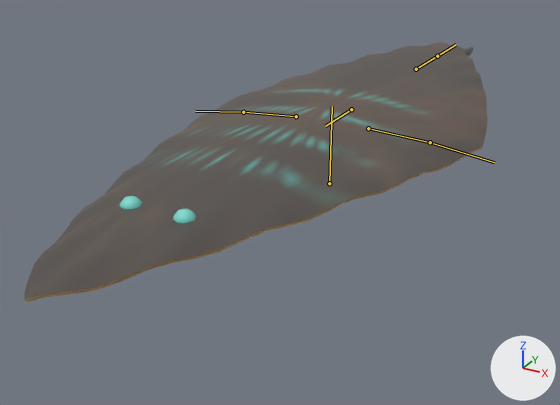
The glTF model assets/creatures/fen_leech/fen_leech.glb, before and after one commit.
The view is the same before and after, from a camera (50 mm lens) standing at (0.95, -2.04, 0.77) and looking at (-0.15, -0.04, -0.23). The lights are fixed; the arrows at lower right show +X, +Y and +Z. The older version comes first. Both versions are drawn at frame 14 of the action 'attack'; the numbers are the values there. The bones that change, and the others that lie on the model, are drawn over the model as lines.

Objects in the first picture: 'fen_leech'.
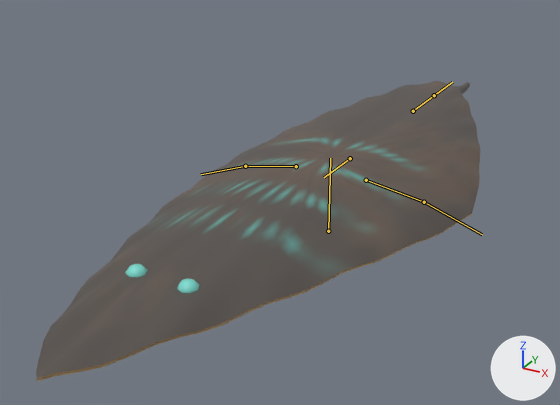
Boxes (x1, y1, x2, y2) around the edits, measured in the pictures (560 x 405 px):
'fen_leech', posed (15% taller)
    before: (24, 42, 488, 303)
    after: (36, 81, 480, 381)
bone 'root', root to tip
    before: (329, 183) to (332, 106)
    after: (328, 231) to (330, 158)
bone 'wing_l0', root to tip
    before: (368, 128) to (430, 142)
    after: (366, 180) to (424, 202)
bone 'wing_l1', root to tip
    before: (430, 142) to (494, 162)
    after: (424, 202) to (482, 234)
bone 'wing_r0', root to tip
    before: (296, 116) to (243, 112)
    after: (296, 166) to (245, 166)
bone 'wing_r1', root to tip
    before: (243, 112) to (195, 111)
    after: (245, 166) to (201, 174)

What the commit changed:
Bone 'root' (bone_root) moves from (0.0, -0.151, 0.0) to (0.0, -0.317, 0.0).
Bone 'wing_l0' (bone_wing_l0) turns from (-4, 0, 0) to (-10, 0, 0) degrees about its own x, y and z.
Bone 'wing_l1' (bone_wing_l1) turns from (-4, 0, 0) to (-10, 0, 0) degrees about its own x, y and z.
Bone 'wing_r0' (bone_wing_r0) turns from (-4, 0, 0) to (-10, 0, 0) degrees about its own x, y and z.
Bone 'wing_r1' (bone_wing_r1) turns from (-4, 0, 0) to (-10, 0, 0) degrees about its own x, y and z.
